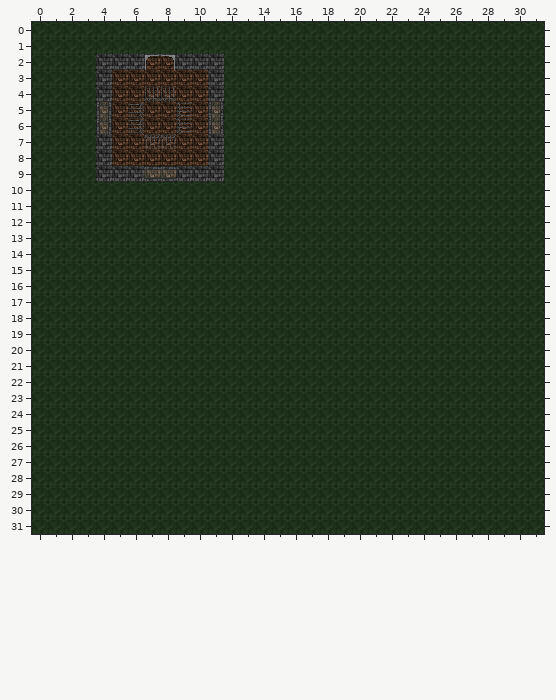
Two states of a Tiled map, tools/tmx/saves/nexus.tmx. The first picture shows the starting point.
Cells are 16x16 px. Shown: x 0..31, y 0..31.
The result:
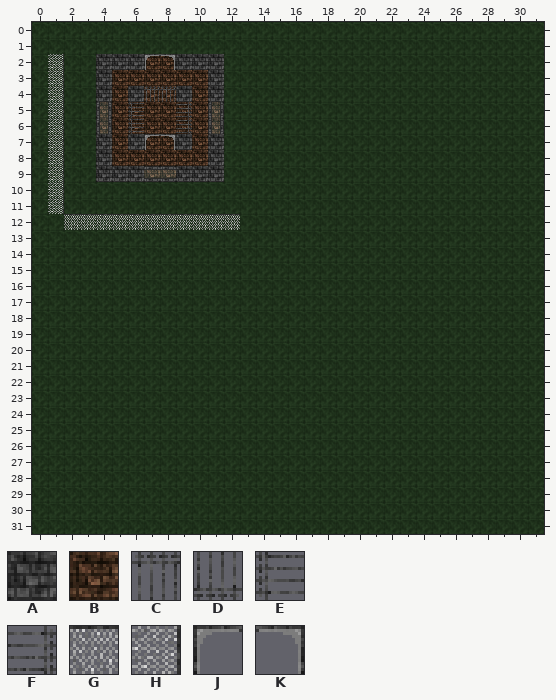
Key: from "nexus": A 2, B 3, C 4, D 4 turned 180, E 4 turned 270, F 4 turned 90, G 5, H 5 turned 90, J 8, K 9.
_ is an empty cell.
Message: wall solid check
What changed:
Layer "floor":
Tile B becomes tile A in row 4 at x 6 and 9; in row 7 at x 6 and 9.
Layer "wall":
Tile D becomes tile C in row 4 at x 7 to 8.
Tile F becomes tile E in rows 5 to 6 at x 6.
Tile E becomes tile F in rows 5 to 6 at x 9.
The author put tile G in row 12 at x 2 to 12.
The author put tile H in rows 2 to 11 at x 1.
Tile C becomes tile J in row 7 at x 7.
Tile C becomes tile K in row 7 at x 8.
Changed places in both pictures, as pixel boxes (x1, y1, x2, y2):
changed: (48, 54, 240, 230)
